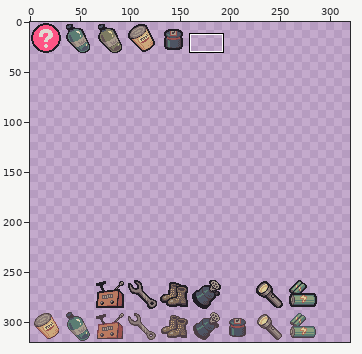
Pixel-art file -- godot/res/items.aseprite. Above: a wide view before the commit, with the close-up outlined.
Close-up. The starting point:
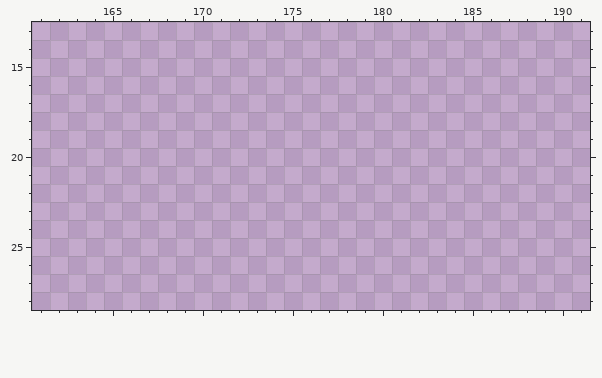
320x320 pixels, 1 frame. Shown: x 161..191, y 13..28. The commit also changed other parts of the picture, which this record leaves out.
New version:
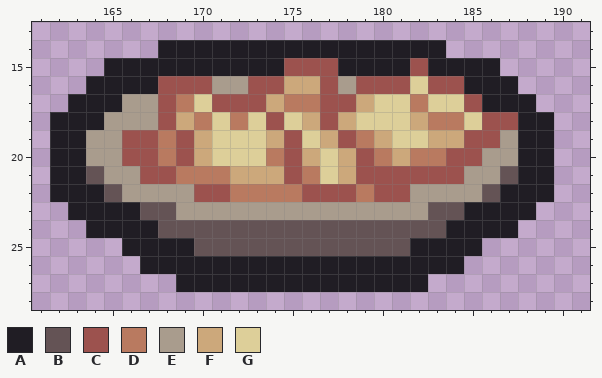
Palette (. is transparent): A #201d24  B #645355  C #9c524e  D #b97a60  E #a99c8d  F #cca87b  G #ddcf99
From old to new:
{"change": "layer \"Layer 1\" added"}
{"where": "layers \"Layer 1\", \"Main\""}
{"y":14,"x":168,"old":"................","new":"AAAAAAAAAAAAAAAA"}
{"y":15,"x":165,"old":"......................","new":"AAAAAAAAAACCCAAAACAAAA"}
{"y":16,"x":164,"old":"........................","new":"AAAACCCEECCFFCECCCGCCAAA"}
{"y":17,"x":163,"old":"..........................","new":"AAAEECDGCCCFDDCCFGGDGGCAAA"}
{"y":18,"x":162,"old":"............................","new":"AAAEEECFDGDGCGFCFGGGFDDGCCAA"}
{"y":19,"x":162,"old":"............................","new":"AAEECCDCFGGGFCGFCDFGGFFCCEAA"}
{"y":20,"x":162,"old":"............................","new":"AAEECCDCFGGGDCFGFCDFDDCCEEAA"}
{"y":21,"x":162,"old":"............................","new":"AABEECCDDDFFFCDGFCCCCCCEEBAA"}
{"y":22,"x":162,"old":"............................","new":"AAABEEEECCDDDDCCCDCCEEEEBAAA"}
{"y":23,"x":163,"old":"..........................","new":"AAAABBEEEEEEEEEEEEEEBBAAAA"}
{"y":24,"x":164,"old":"........................","new":"AAAABBBBBBBBBBBBBBBBAAAA"}
{"y":25,"x":166,"old":"....................","new":"AAAABBBBBBBBBBBBAAAA"}
{"y":26,"x":167,"old":"..................","new":"AAAAAAAAAAAAAAAAAA"}
{"y":27,"x":169,"old":"..............","new":"AAAAAAAAAAAAAA"}
{"label":"added","picture_box":[50,40,554,292]}
